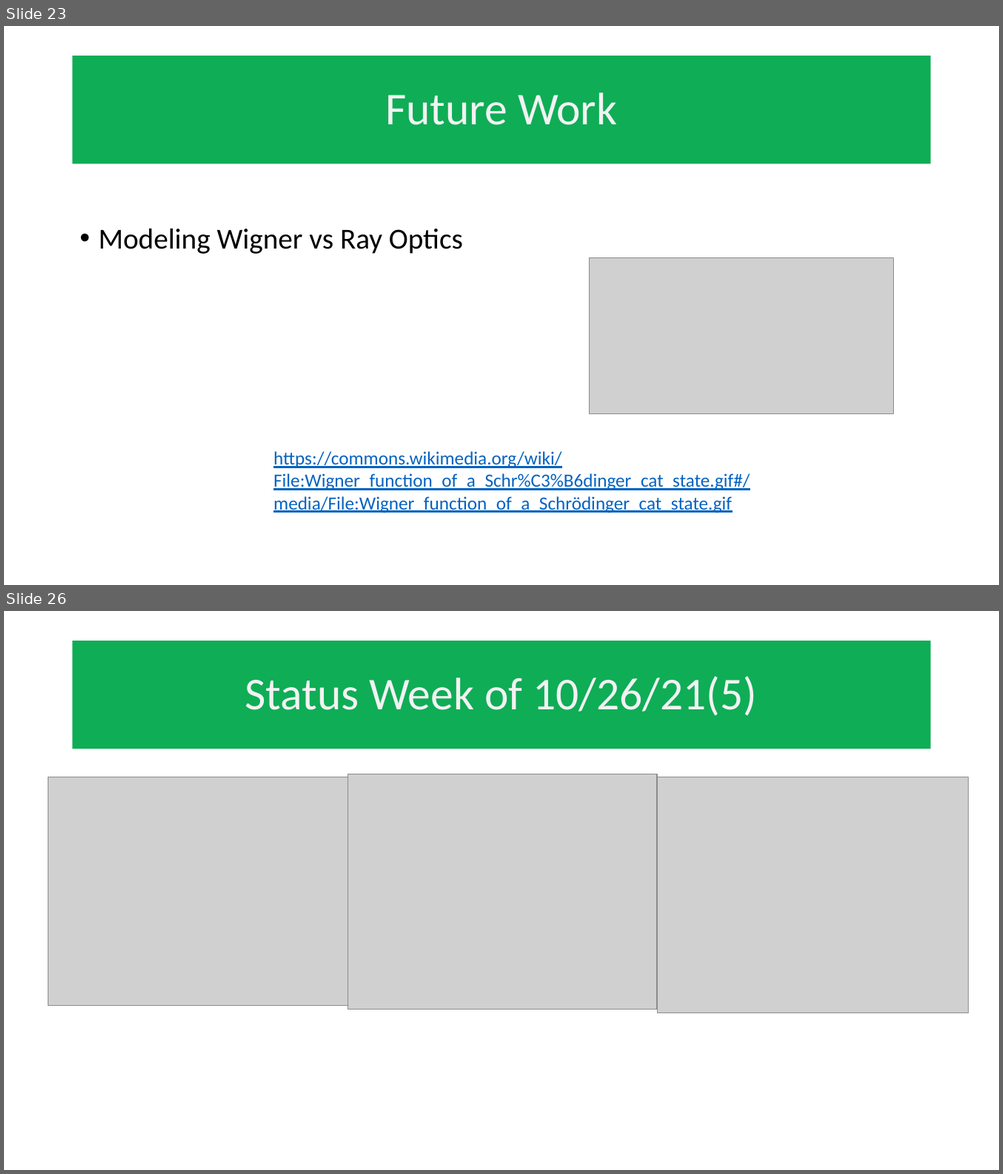
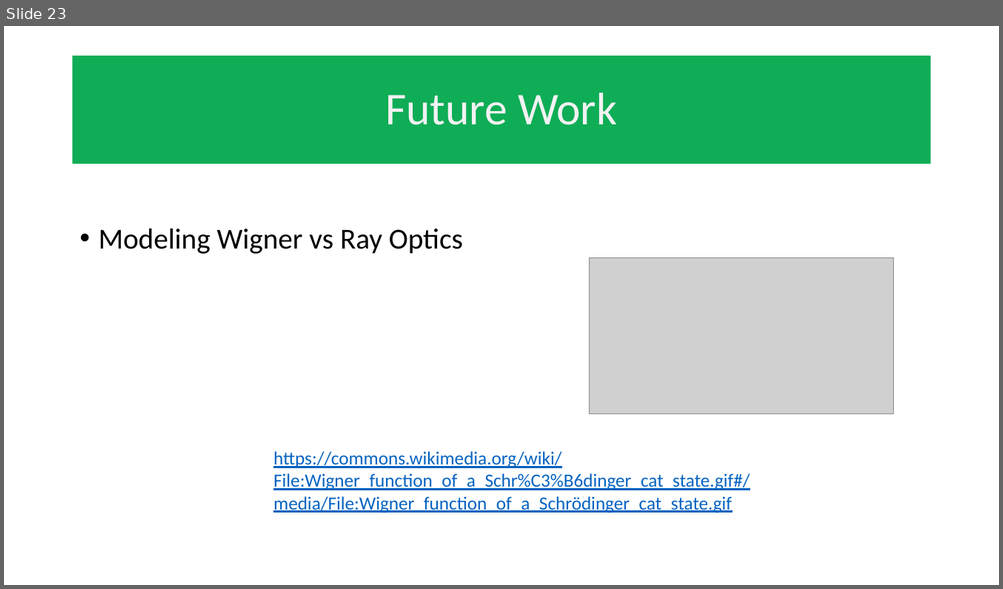
Before and after one commit to mathFPGAseek/und_eecs590_F21, a slide deck: diffuser_cam_20211202_rev1.pptx. Shown one above the other, each under a label of ours: slides 23 and 26 before the commit, slide 23 after it; the slides between them are not shown. The pictures are 1003x1174 and 1003x589 pixels, drawn with LibreOffice and Linux fonts; fonts in the diff are those of the drawing; grey boxes stand for pictures; background and template pictures are left out. Boxes give left, top, right and bottom in pixels: in the first picture for what was removed or moved away, otherwise in the second. Text is boxed around its words. In the diff, an @@ line names an element or a change of style, - is before the commit and + after.

```diff
--- a/diffuser_cam_20211202_rev1.pptx
+++ b/diffuser_cam_20211202_rev1.pptx
@@ slide 26 removed at (4, 611, 999, 1170), background #FFFFFF @@
@@ title removed at (73, 641, 930, 749) @@
-Status Week of 10/26/21(5)
@@ picture removed at (48, 777, 347, 1005) @@
@@ picture removed at (348, 774, 657, 1009) @@
@@ picture removed at (657, 777, 968, 1013) @@
```
Also in this commit, not shown: 4 slides changed, 6 slides added, 7 other slides removed.
